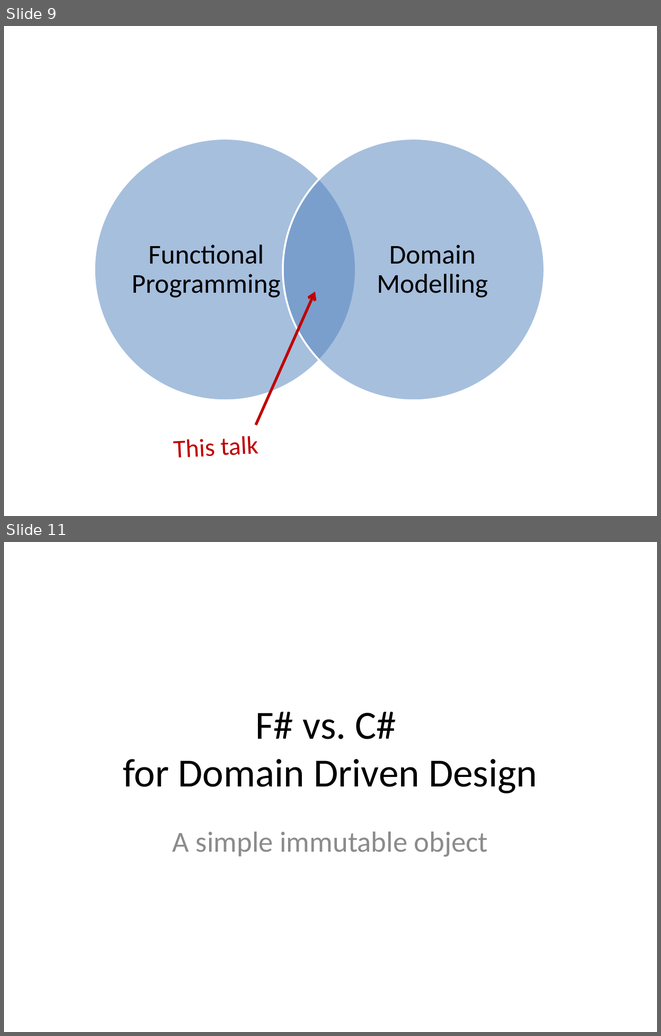
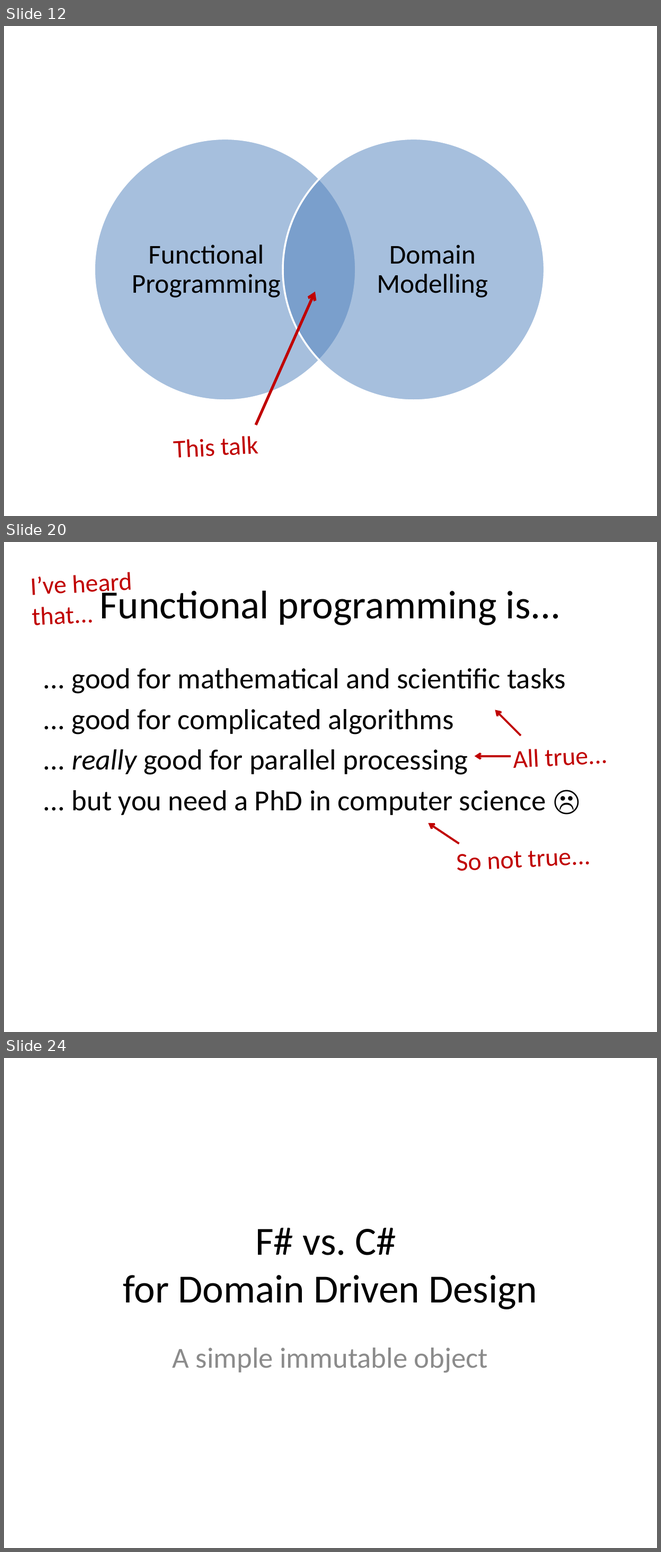
Before and after one commit to swlaschin/DomainModellingInFsharp, a slide deck: slides/3-ProgFsharp-DDD.pptx. Shown one above the other, each under a label of ours: slides 9 and 11 before the commit, slides 12, 20 and 24 after it; the slides between them are not shown. The pictures are 661x1036 and 661x1552 pixels, drawn with LibreOffice and Linux fonts; fonts in the diff are those of the drawing. Boxes give left, top, right and bottom in pixels: in the first picture for what was removed or moved away, otherwise in the second. Text is boxed around its words. In the diff, an @@ line names an element or a change of style, - is before the commit and + after.

```diff
--- a/slides/3-ProgFsharp-DDD.pptx
+++ b/slides/3-ProgFsharp-DDD.pptx
@@ slide 20 added at (4, 542, 657, 1032), background #FFFFFF @@
@@ text added at (30, 572, 132, 625), 28 pt, text #C00000 @@
+I’ve heard that...
@@ title added at (99, 585, 561, 625), 44 pt, text #000000 @@
+Functional programming is...
@@ text added at (72, 668, 566, 815), 32 pt, text #000000 @@
+... good for mathematical and scientific tasks
+... good for complicated algorithms
+... really good for parallel processing
+... but you need a PhD in computer science ☹
@@ arrow added from (521, 735) to (495, 710), #C00000 2.25 pt @@
@@ arrow added from (511, 756) to (474, 756), #C00000 2.25 pt @@
@@ text added at (513, 749, 608, 768), 28 pt, text #C00000 @@
+All true...
@@ arrow added from (459, 844) to (429, 823), #C00000 2.25 pt @@
@@ text added at (457, 850, 591, 871), 28 pt, text #C00000 @@
+So not true...
@@ what was slide 9 is now slide 12 @@
@@ what was slide 11 is now slide 24 @@
```
Also in this commit, not shown: 1 slide changed, 23 other slides added.
